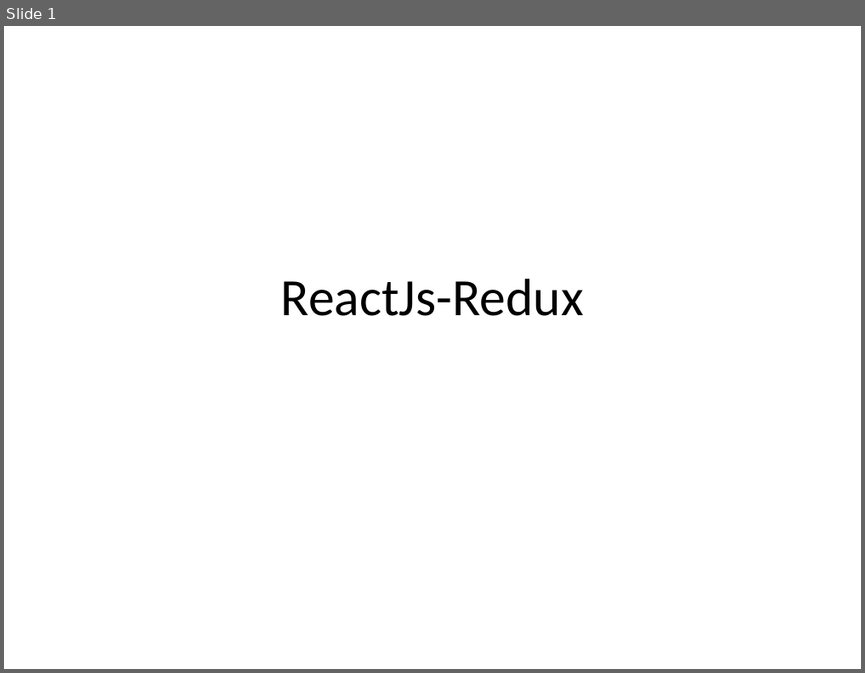
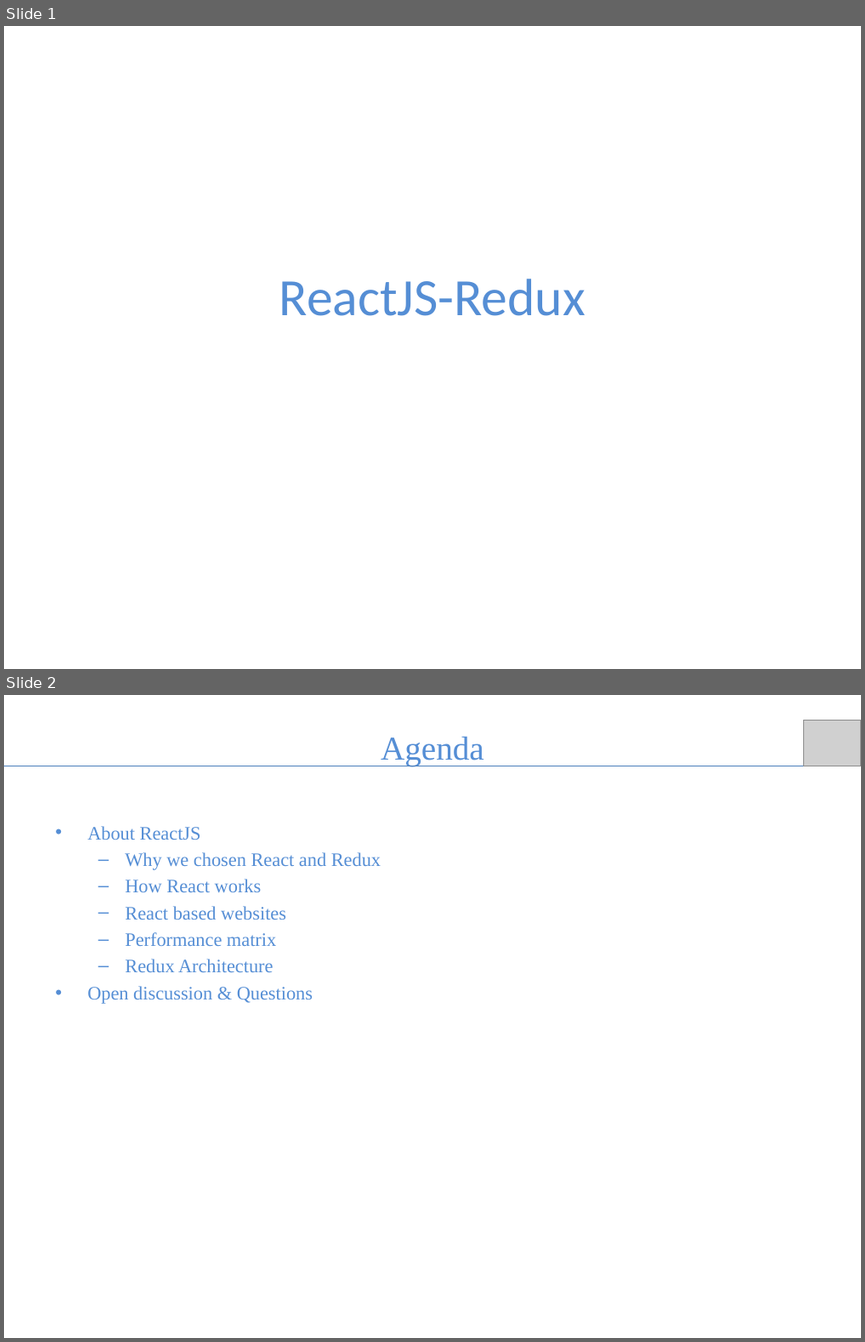
Before and after one commit to princeantony/react-todo-list, a slide deck: React-Redux.pptx. Shown one above the other, each under a label of ours: slide 1 before the commit, slides 1 and 2 after it. The pictures are 865x673 and 865x1342 pixels, drawn with LibreOffice and Linux fonts; fonts in the diff are those of the drawing; grey boxes stand for pictures. Boxes give left, top, right and bottom in pixels: in the first picture for what was removed or moved away, otherwise in the second. Text is boxed around its words. In the diff, an @@ line names an element or a change of style, - is before the commit and + after.

```diff
--- a/React-Redux.pptx
+++ b/React-Redux.pptx
@@ slide 2 added at (x1=4, y1=695, x2=861, y2=1338), background #FFFFFF @@
@@ picture added at (x1=803, y1=720, x2=861, y2=766) @@
@@ title added at (x1=381, y1=737, x2=484, y2=766), 28 pt, text #558ED5 @@
+Agenda
@@ line added from (4, 766) to (861, 766), #4B7EBC 0.75 pt @@
@@ text added at (x1=87, y1=826, x2=381, y2=1004), 16 pt, text #558ED5 @@
+• About ReactJS
+  – Why we chosen React and Redux
+  – How React works
+  – React based websites
+  – Performance matrix
+  – Redux Architecture
+• Open discussion & Questions
@@ slide 1 changed as well @@
@@ title at (x1=279, y1=278, x2=585, y2=316): text changed; text colour #000000 to #558ED5 @@
-ReactJs-Redux
+ReactJS-Redux
```
Also in this commit, not shown: 3 other slides changed, 6 other slides added, 6 slides removed.
